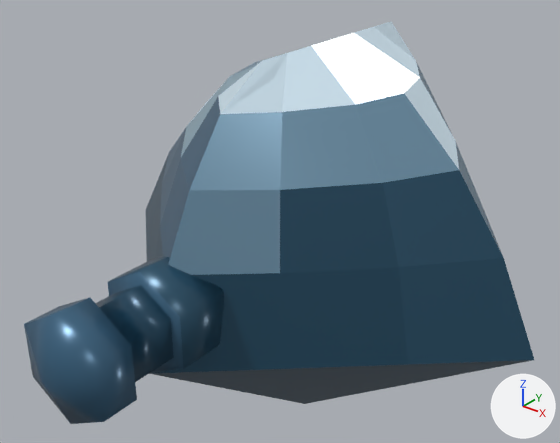
Renders of the glTF model public/models/enemies/newshv-19.glb from each side of a commit.
One viewpoint serves both versions: a camera (50 mm lens) standing at (0.711, -1.006, 0.679) and looking at (-0.013, -0.101, 0.118). The lights are fixed; the arrows at lower right show +X, +Y and +Z. The picture after the commit comes second. Vertices at exactly the same position are counted once.

Objects in the first picture: 'newshv-19', 'newshv-19_stalk'.
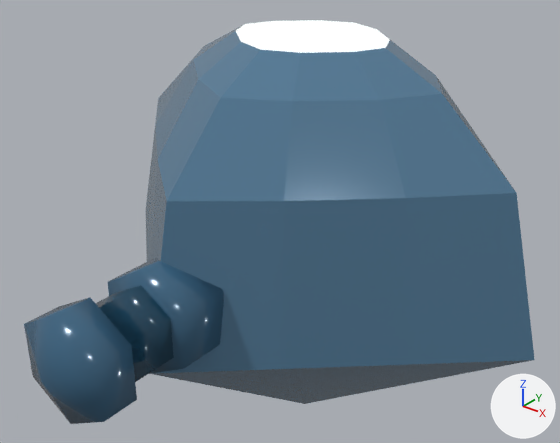
Location of each change, [x1, y1, x2, y2] in pixels of the pictures (560 x 443 px; the box of a moved part takes in the faces that stretch with it):
'newshv-19', reshaped
    before: [146, 21, 534, 404]
    after: [146, 20, 535, 404]
part 1 of me_newshv_19, moved or reshaped
    before: [181, 21, 459, 190]
    after: [194, 20, 442, 101]
part 2 of me_newshv_19, recoloured (dark blue to blue)
    before: [146, 153, 534, 404]
    after: [146, 94, 535, 404]
part 3 of me_newshv_19, recoloured
    before: [160, 115, 220, 264]
    after: [155, 47, 260, 201]
part 4 of me_newshv_19, recoloured
    before: [168, 143, 503, 275]
    after: [167, 76, 514, 201]
part 5 of me_newshv_19, recoloured
    before: [420, 78, 459, 168]
    after: [392, 41, 442, 93]

The change, as a list of edits to the scene's bpy script:
```text
Change me_newshv_19:
    used by ob_newshv_19; location = (0.0, 0.0, 0.0)
    remove me_newshv_19.from_pydata(...)  # 56 vertices, 108 faces; spans x -0.417..0.417, y -0.417..0.333, z -0.292..0.417
    remove me_newshv_19.materials.append(mat_pal_61_newshv_19)  # blue #9abacb
    remove me_newshv_19.materials.append(mat_pal_62_newshv_19)  # pale blue #c3d7e3, glowing grey #717d84
    add me_newshv_19.from_pydata(...)  # 49 vertices, 94 faces; spans x -0.417..0.417, y -0.417..0.333, z -0.292..0.417
    me_newshv_19 part 1
    16 vertices are removed from x -0.114..0.169, y -0.22..0.196, z 0.356..0.417
    45 faces are deleted
    27 vertices move from x -0.334..0.349, y -0.379..0.296, z 0.147..0.356 to x -0.354..0.354, y -0.36..0.277, z 0.25..0.417
    9 vertices are added at x -0.133..0.133, y -0.141..0.078, z 0.417
    21 new faces join them, mat_pal_59_newshv_19 (blue #557d9a)
    10 new faces join them, mat_pal_63_newshv_19 (white #f7ffff, glowing grey #a4aaaa)
    me_newshv_19 part 2: 42 faces spanning x -0.417..0.417, y -0.417..0.333, z -0.292..0.367 switch from mat_pal_56_newshv_19 (dark blue #285169) to mat_pal_59_newshv_19 (blue #557d9a)
    me_newshv_19 part 3: 11 faces spanning x -0.354..0.0, y -0.36..0.277, z 0.25..0.417 switch from mat_pal_58_newshv_19 (blue #3c6582) to mat_pal_59_newshv_19 (blue #557d9a)
    me_newshv_19 part 4: 8 faces spanning x -0.244..0.354, y -0.36..0.277, z 0.25..0.367 switch from mat_pal_60_newshv_19 (blue #759ab2) to mat_pal_59_newshv_19 (blue #557d9a)
    me_newshv_19 part 5: 1 face spanning x 0.111..0.229, y -0.042..0.038, z 0.367..0.417 switches from mat_pal_62_newshv_19 (pale blue #c3d7e3, glowing grey #717d84) to mat_pal_59_newshv_19 (blue #557d9a)
```
